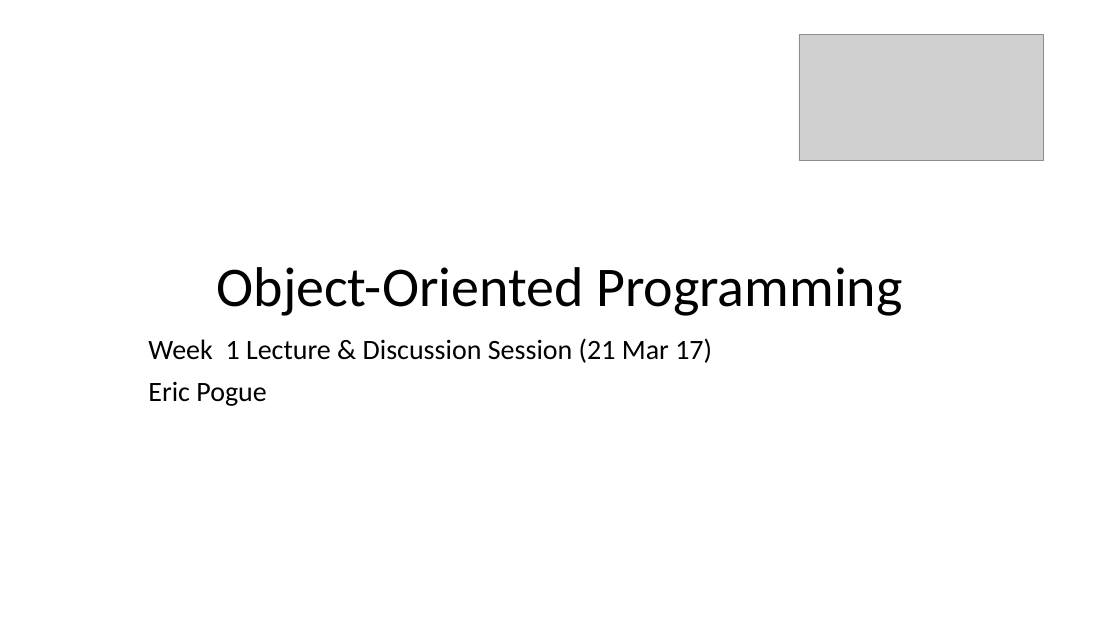
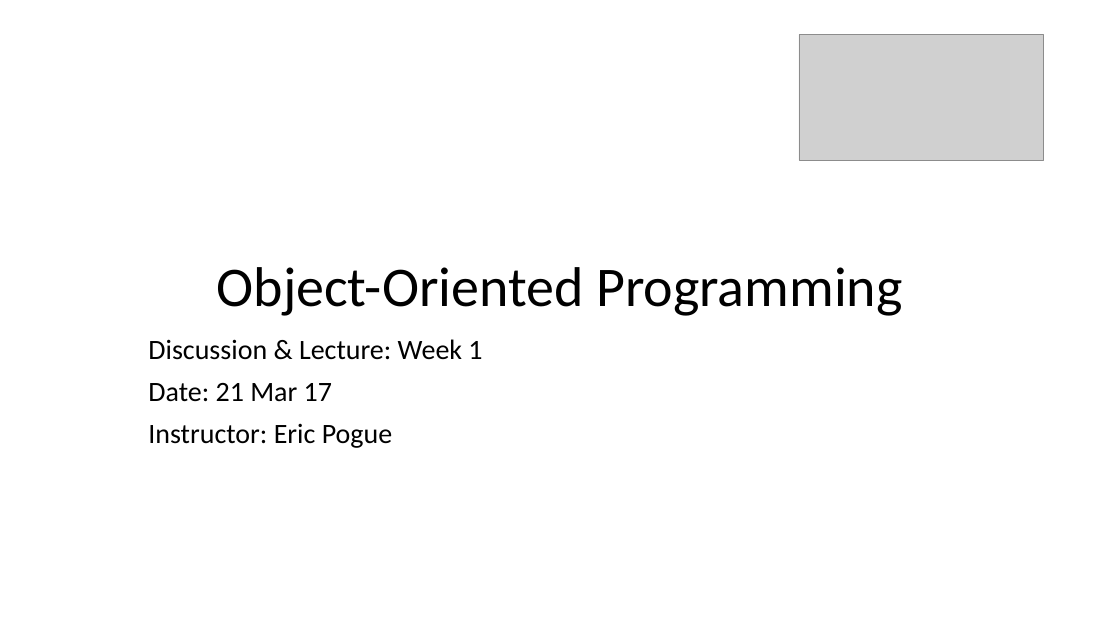
Before and after one commit to EricJPogue/www-epogue-info, a slide deck: slide 1 of CPSC-24500/Week01/2016SpringW01SlidesLecture.pptx. Drawn at 1120x630 pixels with LibreOffice and Linux fonts; fonts in the diff are those of the drawing; grey boxes stand for pictures. Boxes give left, top, right and bottom in pixels: in the first picture for what was removed or moved away, otherwise in the second. Text is boxed around its words. In the diff, an @@ line names an element or a change of style, - is before the commit and + after.

```diff
--- a/CPSC-24500/Week01/2016SpringW01SlidesLecture.pptx
+++ b/CPSC-24500/Week01/2016SpringW01SlidesLecture.pptx
@@ subtitle at (148, 339, 482, 448): text changed @@
-Week 1 Lecture & Discussion Session (21 Mar 17)
-Eric Pogue
+Discussion & Lecture: Week 1
+Date: 21 Mar 17
+Instructor: Eric Pogue
```
Also in this commit, not shown: 3 other slides changed, 8 slides added, 2 other files.
